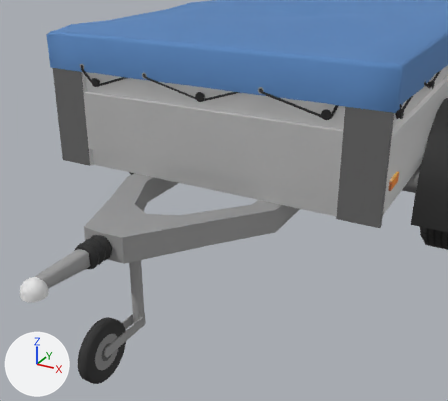
An edit to the OBJ model 3DModels/scopia/scopia/remorque/remorque.obj, drawn before and after from the same camera.
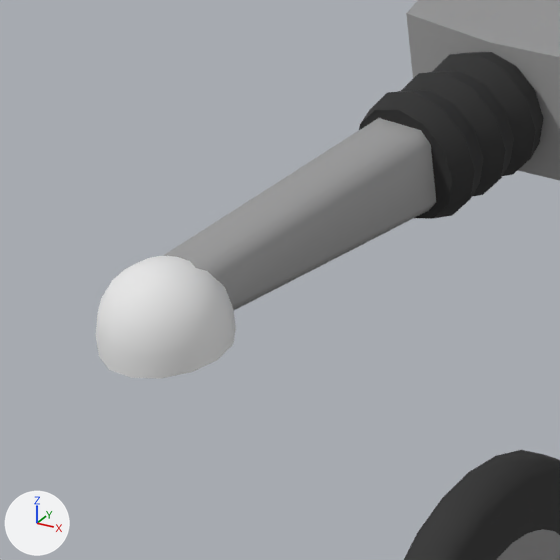
Each version is shown from a camera (50 mm lens) standing at (114.6, 95.1, 90.3) and looking at (37.4, 235.4, 20.1), then close up on the part from 0% to 26% of the width and 56% to 85% of the height. The lights are fixed; the arrows at lower left show +X, +Y and +Z. Where no turn or scale is listed for an object, it has been applied to the vertices. Vertices at the same position are counted once.

Script lines for the objects in view, before the commit:
```python
me_bridge_cube_005 = bpy.data.meshes.new('Bridge_Cube.005')
me_bridge_cube_005.from_pydata(...)  # 116 vertices, 120 faces; spans x -3.7..3.7, y 193.2..217.3, z -2.2..4.1
# faces by material slot: [8, 112]
me_bridge_cube_005.materials.append(mat_metallichook)  # grey #9d9d9d
me_bridge_cube_005.materials.append(mat_plasticball)  # white #e7e7e7
me_dock_cube_004 = bpy.data.meshes.new('Dock_Cube.004')
me_dock_cube_004.from_pydata(...)  # 84 vertices, 73 faces; spans x -4.31..4.31, y 216.97..225.81, z -3.69..4.92
me_dock_cube_004.materials.append(mat_blackplastic)  # black #292929
me_fender_cube_002 = bpy.data.meshes.new('Fender_Cube.002')
me_fender_cube_002.from_pydata(...)  # 32 vertices, 32 faces; spans x -33.2..33.2, y 225.8..310.4, z -11.4..5.1
me_fender_cube_002.materials.append(mat_metallichook)  # grey #9d9d9d
ob_bridge_cube_005 = bpy.data.objects.new('Bridge_Cube.005', me_bridge_cube_005)
ob_bridge_cube_005.location = (0.0, 0.0, 0.0)
ob_dock_cube_004 = bpy.data.objects.new('Dock_Cube.004', me_dock_cube_004)
ob_dock_cube_004.location = (0.0, 0.0, 0.0)
ob_fender_cube_002 = bpy.data.objects.new('Fender_Cube.002', me_fender_cube_002)
ob_fender_cube_002.location = (0.0, 0.0, 0.0)
# also in view: 'LittleWheel_Cylinder.005' at (0.0, 221.6, -35.8)
```
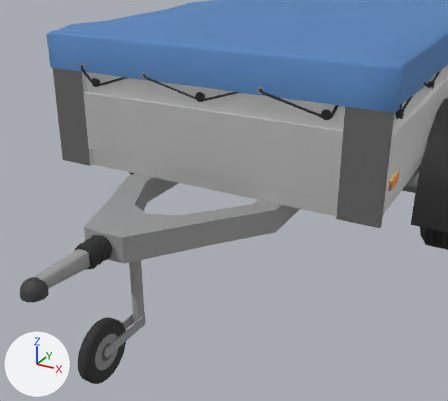
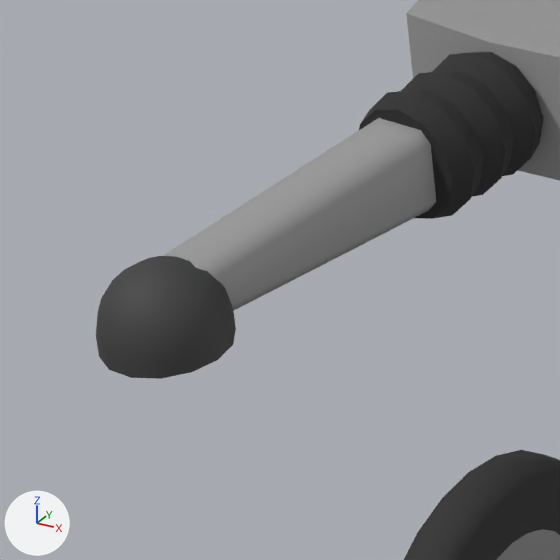
Commit message: Fixed material name

Location of each change, (x1, y1, x2, y2) in pixels of the close-ups (560 x 560 px):
part 1 of me_bridge_cube_005, recoloured
    both: (96, 256, 236, 379)

The change in detail:
Material 'Ball' (mat_ball) is new.
Its base color is (0.0493, 0.0493, 0.0493) (black #3f3f3f).
Its roughness is 0.717.
me_bridge_cube_005 has 116 vertices, 120 faces and spans x -3.7..3.7, y 193.2..217.3, z -2.2..4.1.
me_bridge_cube_005 is used by ob_bridge_cube_005; location (0.0, 0.0, 0.0).
me_bridge_cube_005 part 1: all 112 faces that had it switch from mat_plasticball (white #e7e7e7) to mat_ball (black #3f3f3f).
